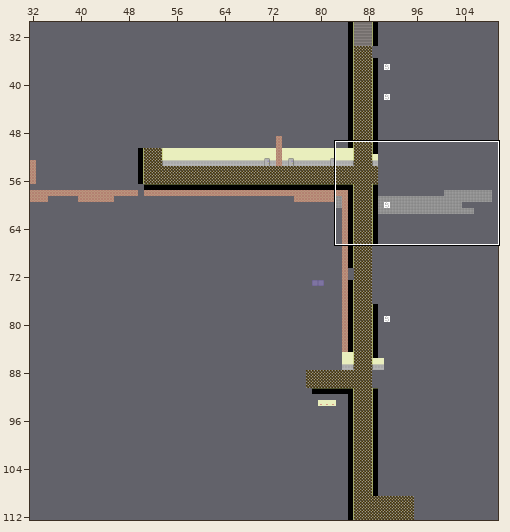
Tiled map -- res/niv_1.tmx. Above, an overview of the earlier version with the close-up marked.
Close-up. Old version:
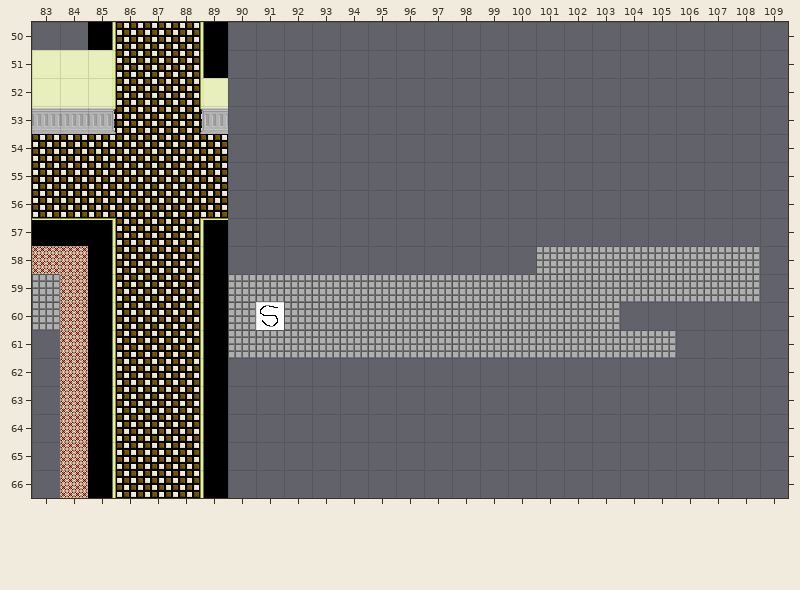
Cells are 32x32 px. Shown: x 83..109, y 50..66. The commit also changed other parts of the map, which this record leaves out.
Once edited:
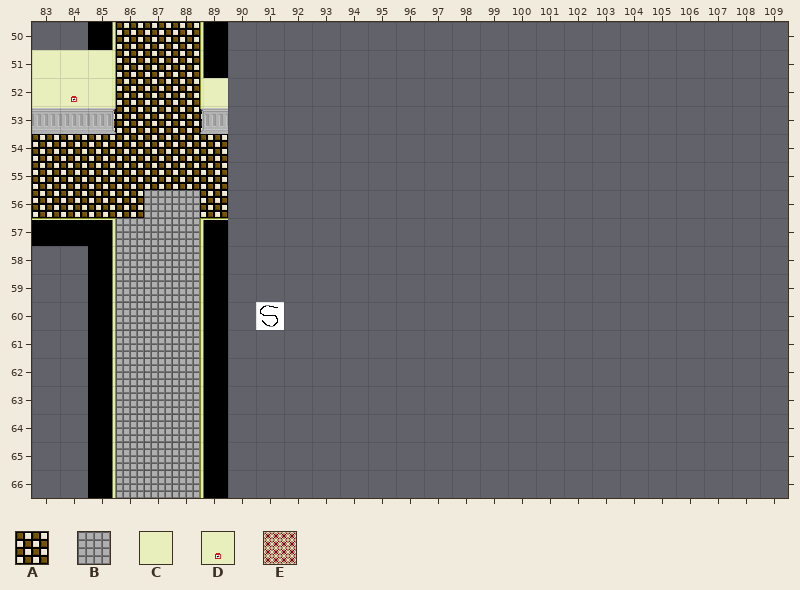
Key: from "jeu de tuiles": A 3, B 22, C 24, D 26, E 28.
_ is an empty cell.
Tiles replaced or removed in this view: A, B, C, E.
Edits made:
Changed rows in their new state; . is an unchanged cell.
Layer "Calque de Tuiles 1":
first column x 84:
52 D
first column x 83:
56 ....BB....................
57 ...BBB....................
58 __.BBB............________
59 __.BBB.___________________
60 __.BBB._.____________.....
61 ._.BBB.________________...
62 ._.BBB....................
63 ._.BBB....................
64 ._.BBB....................
65 ._.BBB....................
66 ._.BBB....................
Boxes around the changes in both close-ups, in picture pixels (x1, y1, x2, y2):
changed: (71, 96, 77, 102)
changed: (116, 190, 200, 498)
removed: (32, 246, 88, 498)
removed: (228, 246, 760, 358)
